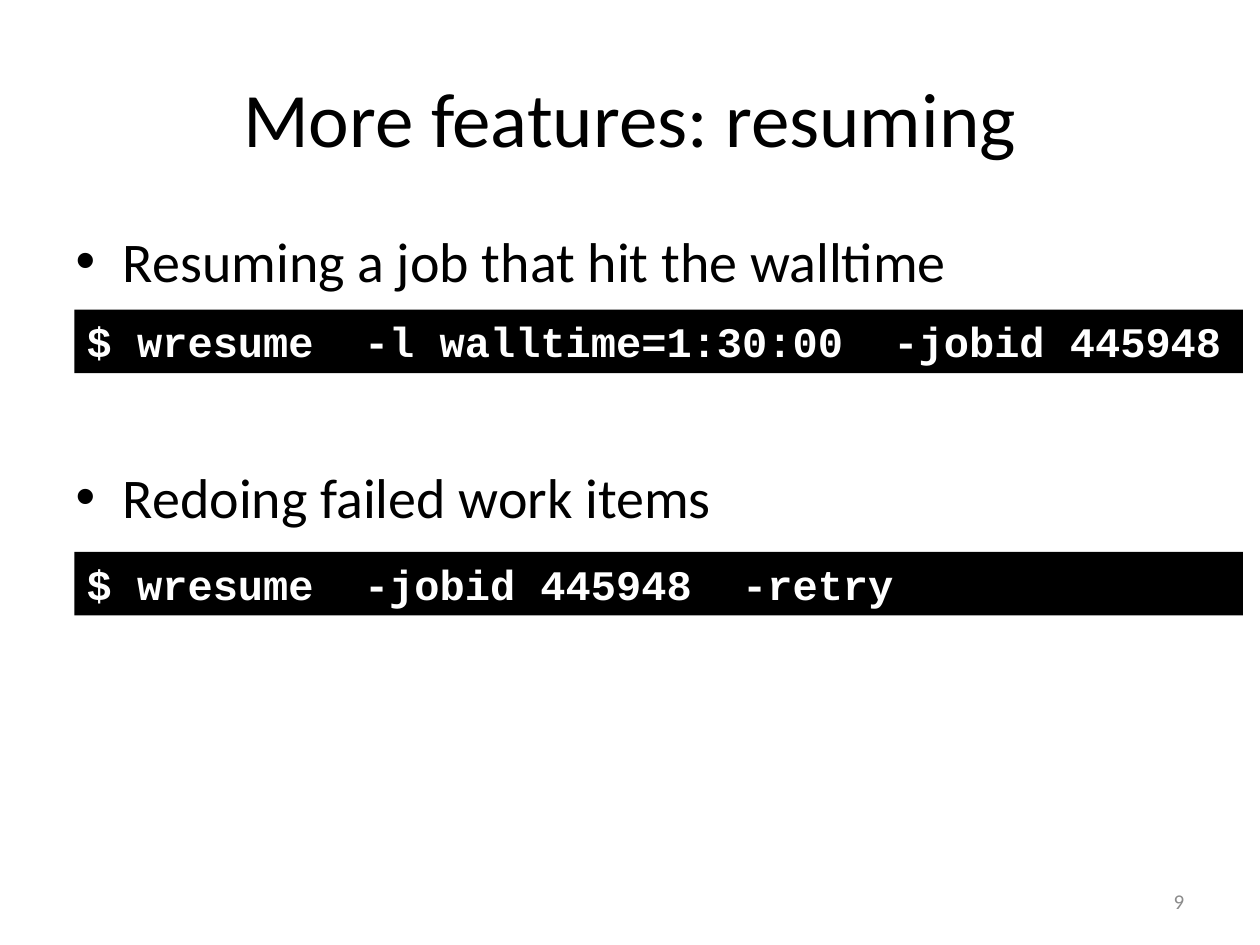
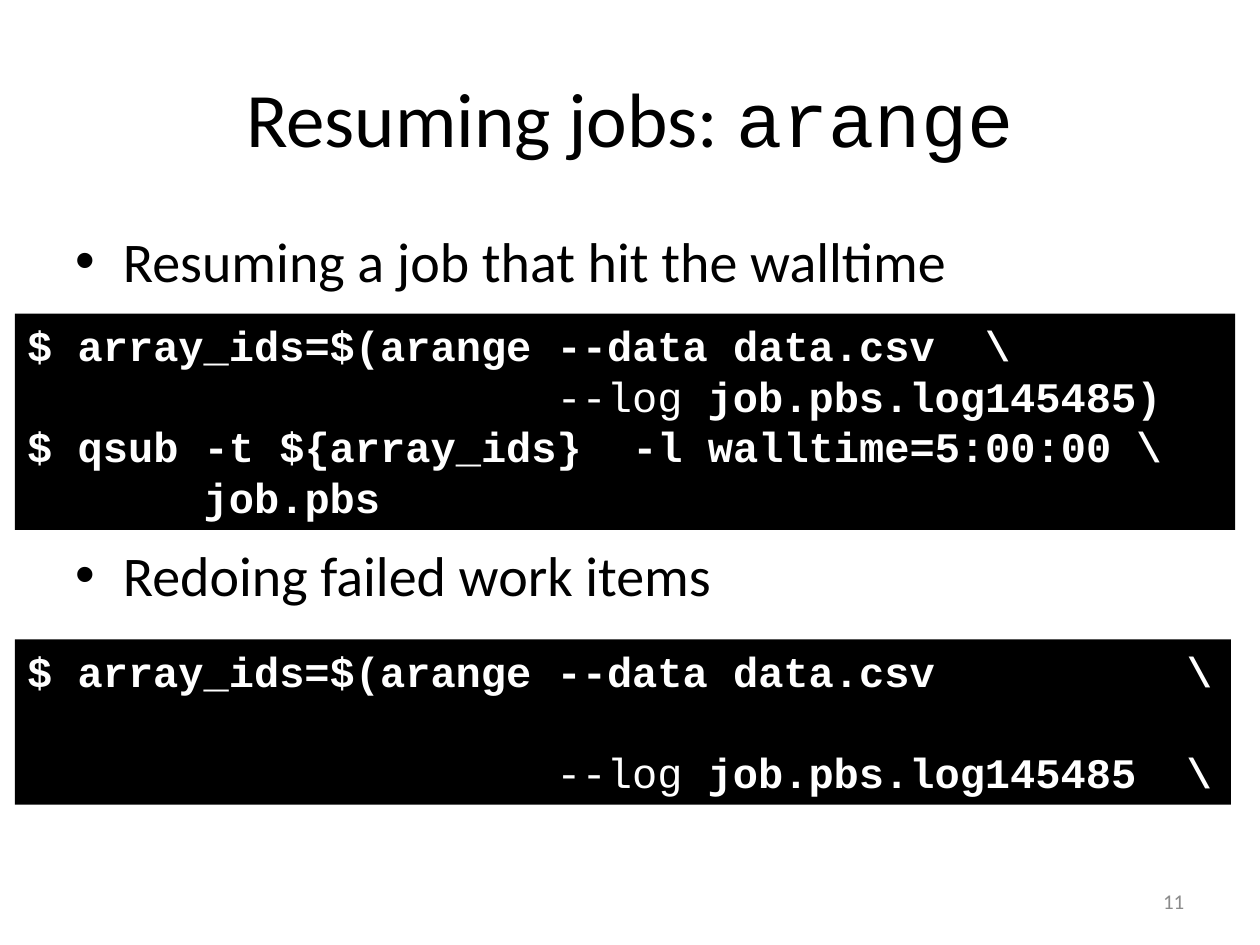
Before and after one commit to gjbex/atools, a slide deck: slide 11 of atools.pptx (slide 9 before the commit). Drawn at 1260x945 pixels with LibreOffice and Linux fonts; fonts in the diff are those of the drawing. Boxes give left, top, right and bottom in pixels: in the first picture for what was removed or moved away, otherwise in the second. Text is boxed around its words. In the diff, an @@ line names an element or a change of style, - is before the commit and + after.

Commit message:
Add  slides on logging, monitoring and resuming

```diff
--- a/atools.pptx
+++ b/atools.pptx
@@ title at (x1=246, y1=93, x2=1013, y2=163): text changed @@
-More features: resuming
+Resuming jobs: arange
@@ text "Resuming a job that hit ..." rewrapped from (x1=123, y1=243, x2=946, y2=528) to (x1=123, y1=243, x2=946, y2=606) @@
@@ rectangle added at (x1=15, y1=314, x2=1236, y2=530), fill #000000, 24 pt, text #FFFFFF, bold @@
+$ array_ids=$(arange --data data.csv \
+--log job.pbs.log145485)
+$ qsub -t ${array_ids} -l walltime=5:00:00 \
+job.pbs
@@ rectangle removed at (x1=74, y1=310, x2=1242, y2=373) @@
-$ wresume -l walltime=1:30:00 -jobid 445948
@@ rectangle "$ array_ids=$(arange --data data.csv \" resized from (x1=74, y1=552, x2=1242, y2=615) to (x1=15, y1=639, x2=1231, y2=804) @@
@@ text in rectangle at (x1=78, y1=657, x2=1137, y2=797): text changed @@
-$ wresume -jobid 445948 -retry
+$ array_ids=$(arange --data data.csv \
+--log job.pbs.log145485 \
+--retry)
@@ page number at (x1=1163, y1=895, x2=1184, y2=909): text changed @@
-9
+11
```
Also in this commit, not shown: 5 other slides changed, 3 slides added, 2 slides removed.
